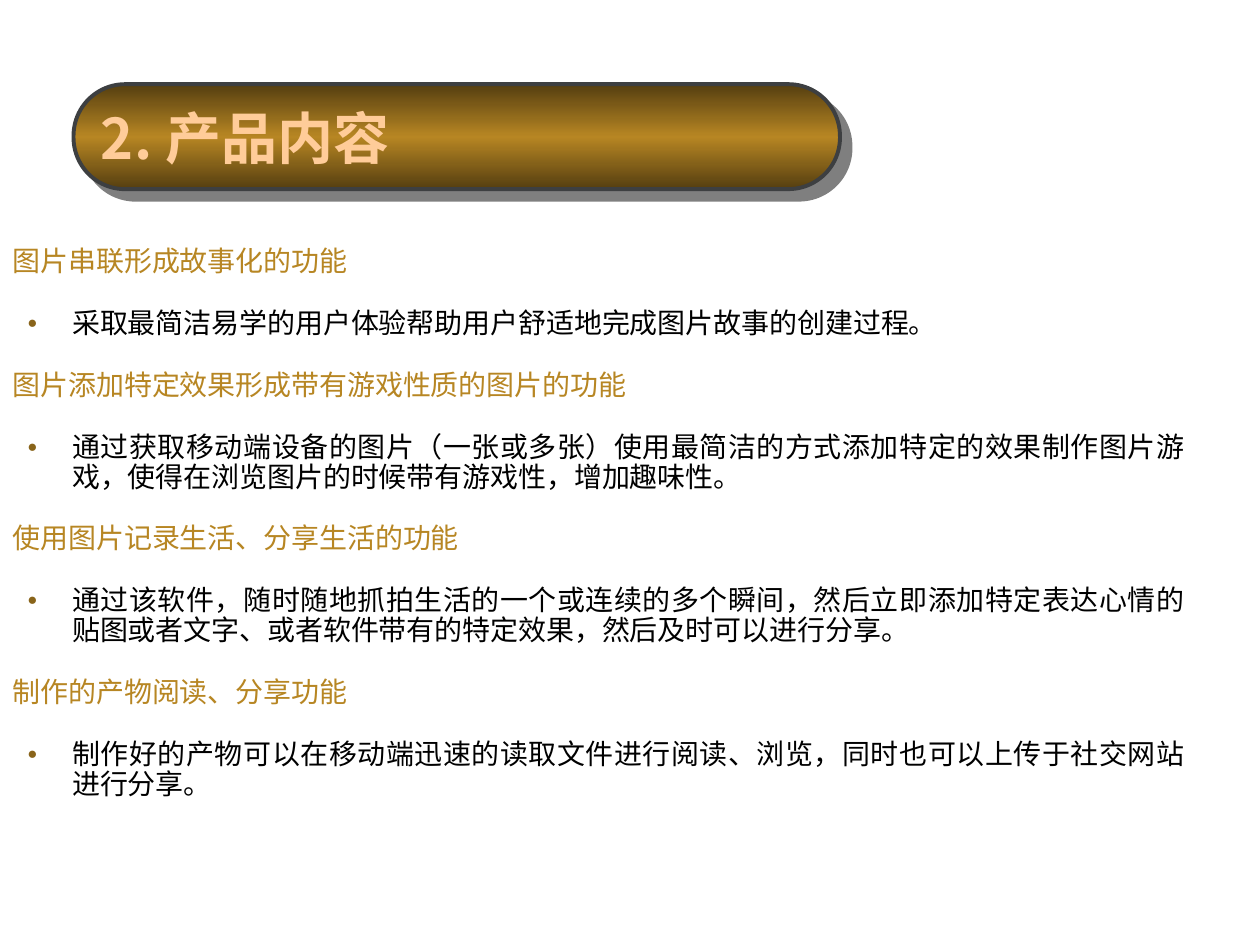
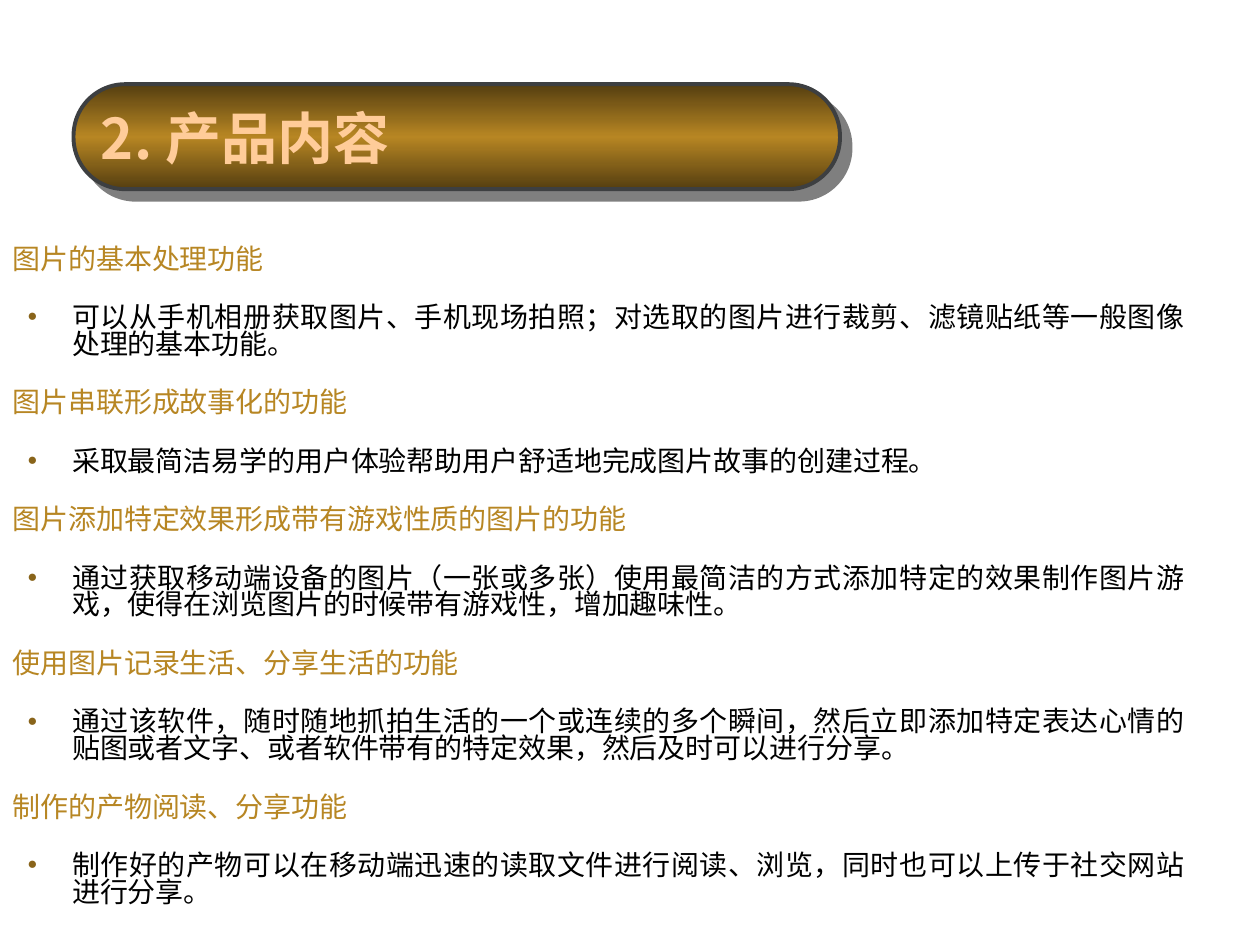
Before and after one commit to cylong1016/Via, a slide deck: slide 4 of doc/商业企划书_new.ppt. Drawn at 1260x945 pixels with LibreOffice and Linux fonts; fonts in the diff are those of the drawing; background and template pictures are left out. Boxes give left, top, right and bottom in pixels: in the first picture for what was removed or moved away, otherwise in the second. Text is boxed around its words. In the diff, an @@ line names an element or a change of style, - is before the commit and + after.

```diff
--- a/doc/商业企划书_new.ppt
+++ b/doc/商业企划书_new.ppt
@@ text at bbox=[13, 245, 1184, 357]: paragraphs added @@
+图片的基本处理功能
+● 可以从手机相册获取图片、手机现场拍照；对选取的图片进行裁剪、滤镜贴纸等一般图像处理的基本功能。
@@ text at bbox=[13, 388, 1184, 905]: line spacing 0.9 to 0.8 @@
```
Also in this commit, not shown: 8 other slides changed, 2 other files.
